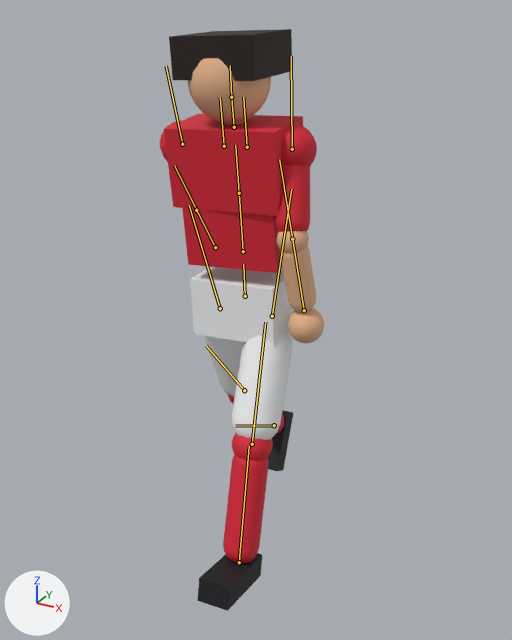
The glTF model src/assets/player.glb as it was, and as the next commit left it.
Before and after are seen from a 50 mm lens placed at (1.139, -1.968, 1.882), pointed at (0.047, 0.017, 0.89). Arrows for +X, +Y and +Z are at lower left; the lights stay in place. The picture after the commit comes second. Both versions are drawn at frame 0 of the action 'walk'; the numbers are the values there. The bones that bend it are drawn over the model as lines.
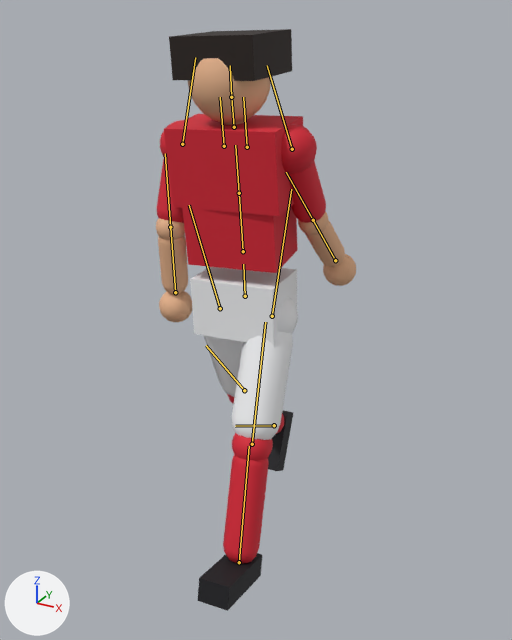
The change, as a diff of the scene's bpy script:
```diff
--- a/src/assets/player.glb.py
+++ b/src/assets/player.glb.py
@@ bone_upperarml @@
 bone_upperarml = bpy.data.objects['Player'].pose.bones['upperArmL']  # child of 'shoulderL'
-bone_upperarml.rotation_quaternion = (0.984, -0.169, 0.008, 0.049)  # degrees (-19, 2, 5)
+bone_upperarml.rotation_quaternion = (0.984, 0.169, -0.008, 0.049)  # degrees (19, -2, 5)
@@ bone_lowerarml @@
 bone_lowerarml = bpy.data.objects['Player'].pose.bones['lowerArmL']  # child of 'upperArmL'
-bone_lowerarml.rotation_quaternion = (0.98, 0.199, 0.0, 0.0)  # degrees (23, 0, 0)
+bone_lowerarml.rotation_quaternion = (0.989, 0.149, 0.0, 0.0)  # degrees (17, 0, 0)
@@ bone_upperarmr @@
 bone_upperarmr = bpy.data.objects['Player'].pose.bones['upperArmR']  # child of 'shoulderR'
-bone_upperarmr.rotation_quaternion = (0.984, 0.169, 0.008, -0.049)  # degrees (19, 2, -5)
+bone_upperarmr.rotation_quaternion = (0.984, -0.169, -0.008, -0.049)  # degrees (-19, -2, -5)
@@ bone_lowerarmr @@
 bone_lowerarmr = bpy.data.objects['Player'].pose.bones['lowerArmR']  # child of 'upperArmR'
-bone_lowerarmr.rotation_quaternion = (0.989, 0.149, 0.0, 0.0)  # degrees (17, 0, 0)
+bone_lowerarmr.rotation_quaternion = (0.98, 0.199, 0.0, 0.0)  # degrees (23, 0, 0)
```

What differs and where, as boxes [x1, y1, x2, y2] in the pictures (512 x 640 px):
'Mesh_0', posed (22% wider): before [160, 29, 324, 611]; after [156, 29, 356, 611]
bone 'upperArmL', root to tip: before (292, 149) to (291, 56); after (292, 149) to (267, 65)
bone 'lowerArmL', root to tip: before (292, 239) to (279, 159); after (313, 220) to (286, 172)
bone 'upperArmR', root to tip: before (182, 144) to (166, 66); after (182, 144) to (195, 57)
bone 'lowerArmR', root to tip: before (196, 210) to (174, 165); after (170, 227) to (165, 153)
